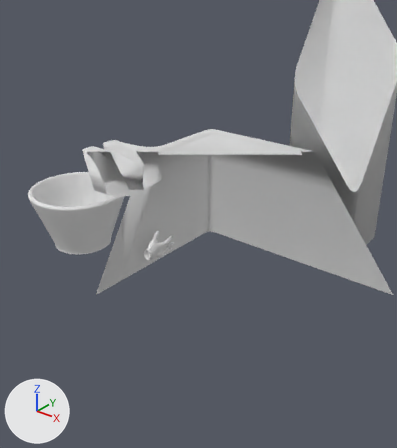
An edit to the Blender file app_0.2/assets/models/blender3/maiedepresse.blend, drawn before and after from the same camera.
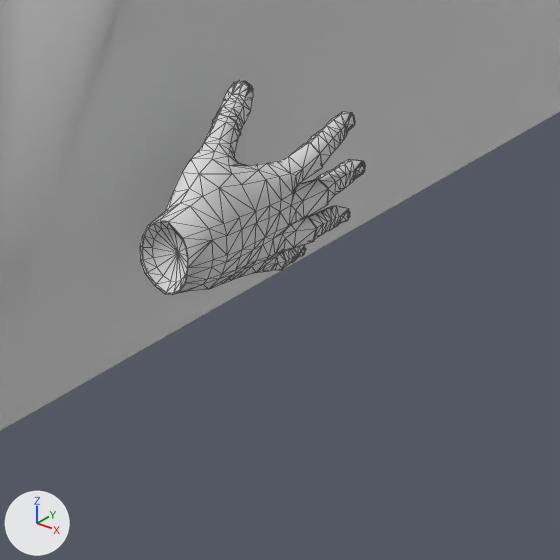
Each version appears first from a 50 mm camera at (1.862, -1.908, 1.463) aimed at (0.131, 0.256, 0.121), and next in a close-up on the part from 31% to 51% of the width and 49% to 66% of the height. The axes (+X, +Y, +Z) are drawn at lower left. The lights are the same throughout. The close-ups show mesh edges as thin lines. Everything nearer to the camera than a plane just in front of the edit is cut away.

In view in the first close-up: 'maie de presse', 'mesh_Glove_low_R'.
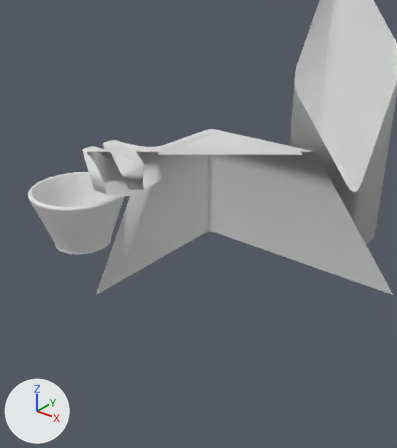
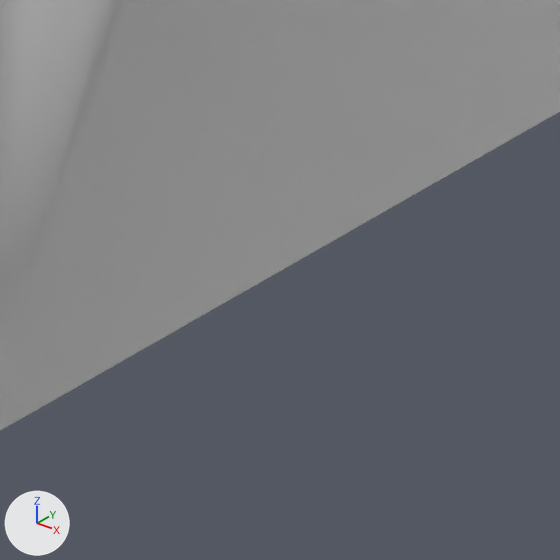
Boxes [x1, y1, x2, y2] around the edits, measured in the close-ups (560 x 560 px):
```json
{"object": "mesh_Glove_low_R", "change": "deleted", "before": [140, 80, 366, 295]}
```

Scene script edits in JSON lines:
```json
{"op": "remove", "block": "ob_mesh_glove_low_r", "code": ["ob_mesh_glove_low_r = bpy.data.objects.new('mesh_Glove_low_R', me_mesh_525)", "ob_mesh_glove_low_r.location = (0.0006, 0.0868, 0.006)"]}
```
